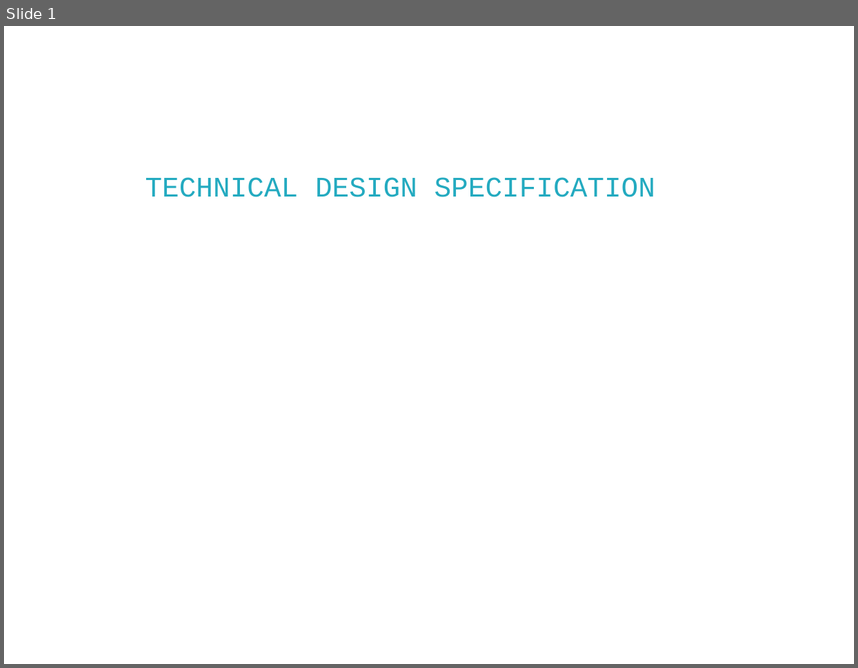
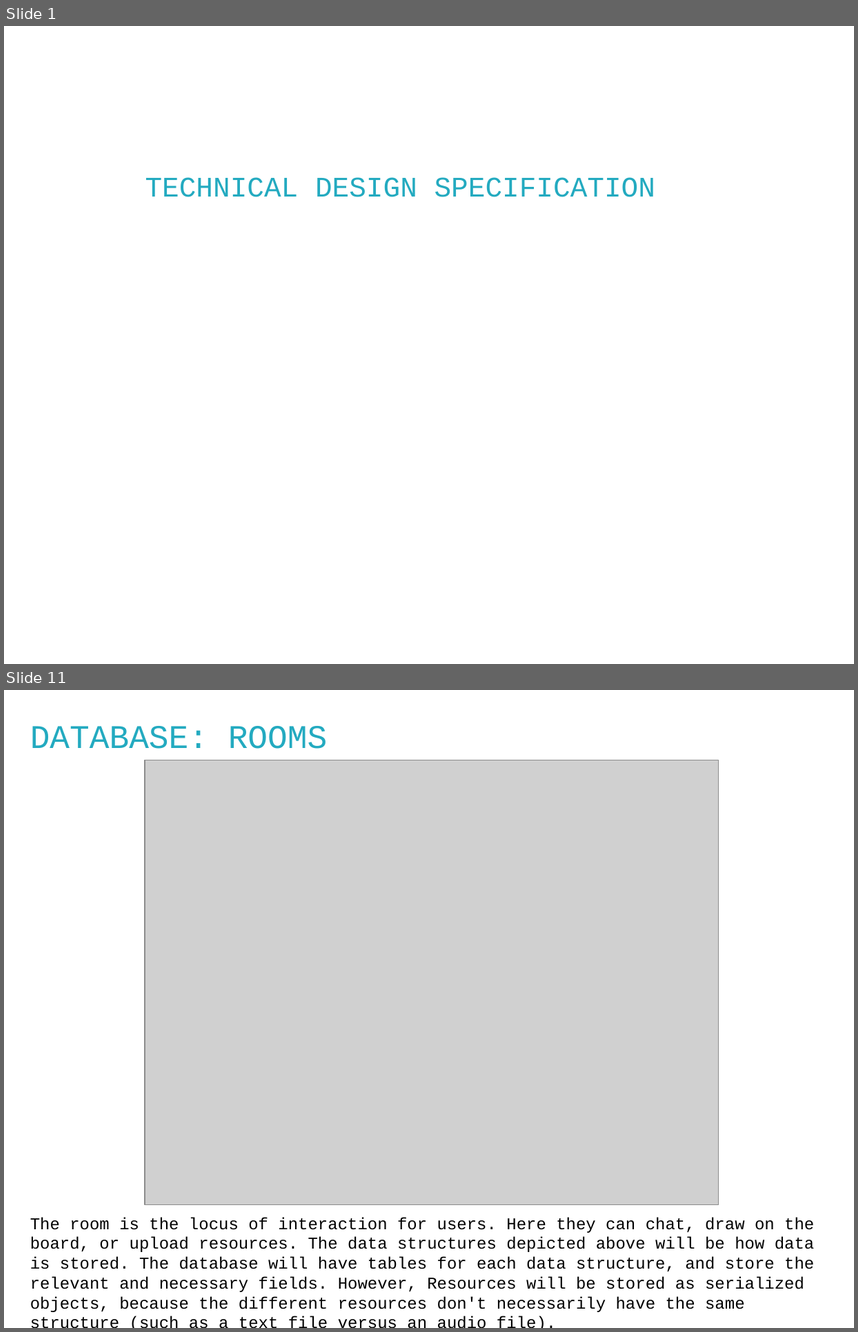
Before and after one commit to jamesyanyuk/Kord, a slide deck: docs/diagrams/powerpoint/dspec.pptx. Shown one above the other, each under a label of ours: slide 1 before the commit, slides 1 and 11 after it; the slides between them are not shown. The pictures are 858x668 and 858x1332 pixels, drawn with LibreOffice and Linux fonts; fonts in the diff are those of the drawing; grey boxes stand for pictures; background and template pictures are left out. Boxes give left, top, right and bottom in pixels: in the first picture for what was removed or moved away, otherwise in the second. Text is boxed around its words. In the diff, an @@ line names an element or a change of style, - is before the commit and + after.

```diff
--- a/docs/diagrams/powerpoint/dspec.pptx
+++ b/docs/diagrams/powerpoint/dspec.pptx
@@ slide 11 added at [4,690,854,1328], background picture (left out) @@
@@ text added at [30,726,328,749], 28 pt, text #23AAC0 @@
+DATABASE: ROOMS
@@ picture added at [145,760,719,1204] @@
@@ text added at [30,1216,815,1312], 14 pt, text #000000 @@
+The room is the locus of interaction for users. Here they can chat, draw on the board, or upload resources. The data structures depicted above will be how data is stored. The database will have tables for each data structure, and store the relevant and necessary fields. However, Resources will be stored as serialized objects, because the different resources don't necessarily have the same structure (such as a text file versus an audio file).
```
Also in this commit, not shown: 8 slides changed, 2 other slides added, 3 slides removed.
